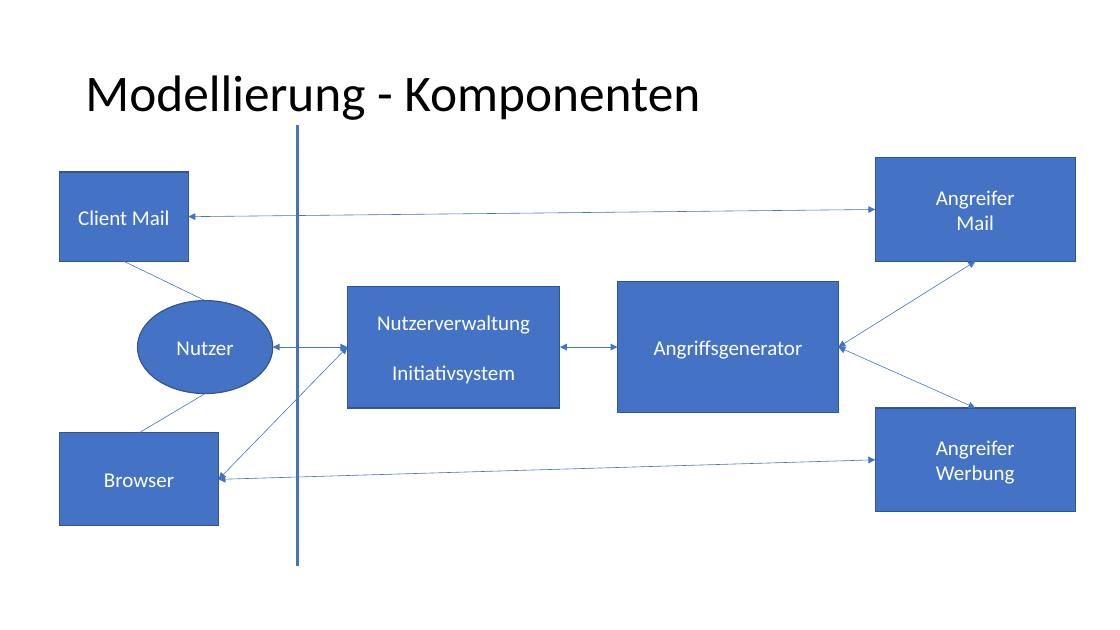
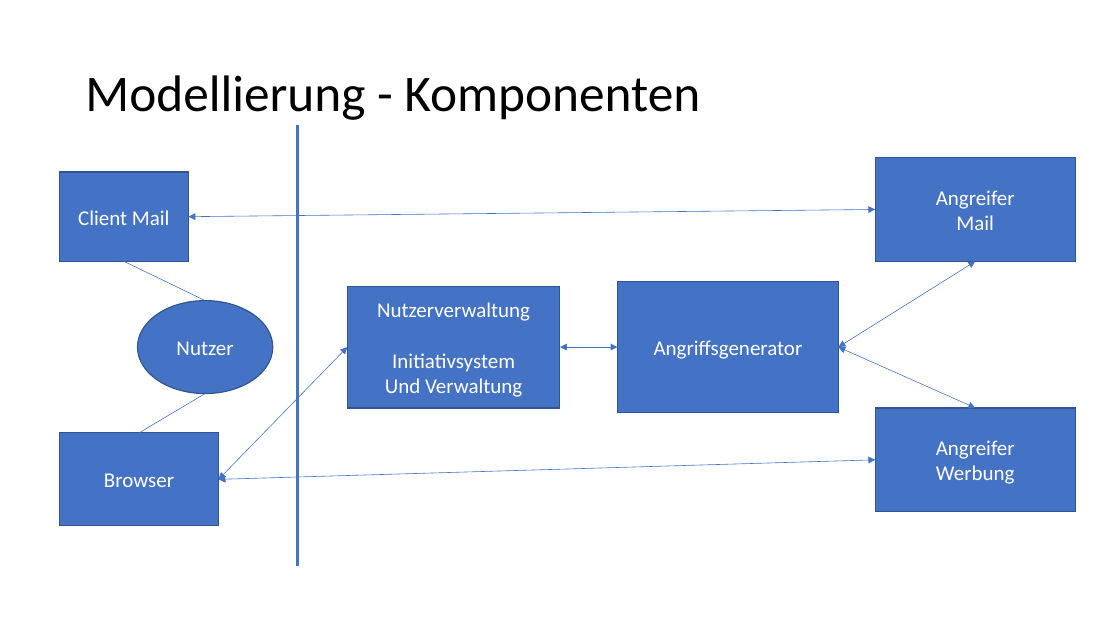
Before and after one commit to Snapstromegon/EPWS2019RaphaelHoeserTimSchettler, a slide deck: slide 10 of Audits/Audit 1/audit1.pptx. Drawn at 1120x630 pixels with LibreOffice and Linux fonts; fonts in the diff are those of the drawing. Boxes give left, top, right and bottom in pixels: in the first picture for what was removed or moved away, otherwise in the second. Text is boxed around its words. In the diff, an @@ line names an element or a change of style, - is before the commit and + after.

```diff
--- a/Audits/Audit 1/audit1.pptx
+++ b/Audits/Audit 1/audit1.pptx
@@ double arrow removed from (273, 347) to (348, 347) @@
@@ text in rectangle at (x1=385, y1=378, x2=522, y2=397): paragraph added @@
+Und Verwaltung
```
